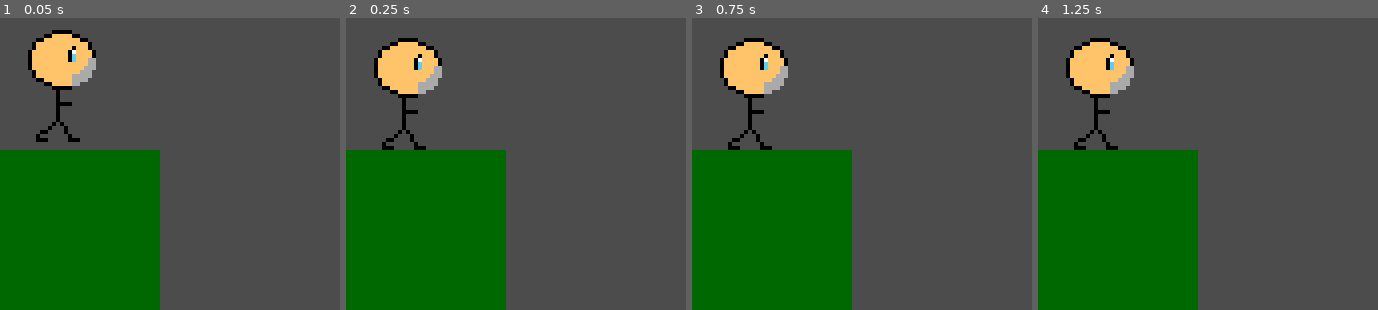
Above: before the commit, frames 1-4 (left to right).
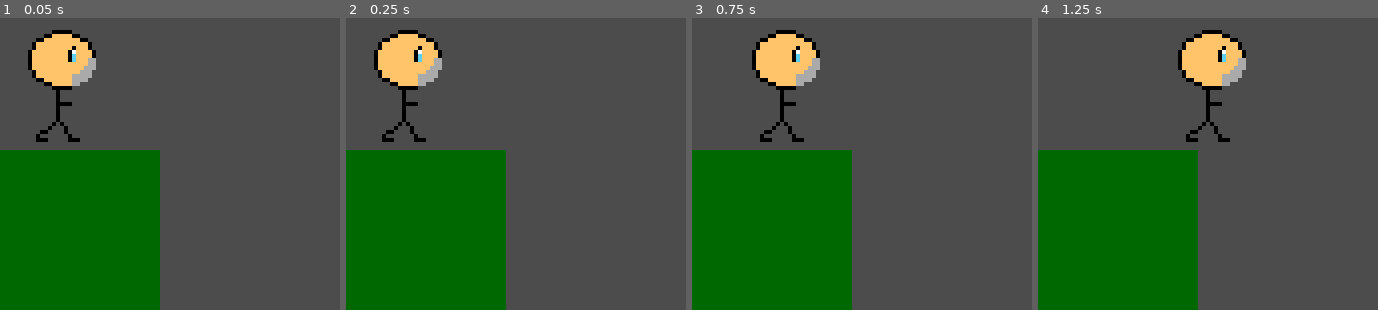
Above: after the commit, the same moments.

Repository: progsource/ssj2020_1
Game: Godot game, scene res://scenes/Game.tscn
Two runs of this game, one before a commit and one after it. Both use one fixed random seed, a clock stepped at 60 frames per second and the inputs below.
Inputs:
- Up to frame 1 (0.05 s): no input
- Up to frame 2 (0.25 s): no input
- Up to frame 3 (0.75 s): tap Enter at 0.5 s; hold Right (ui_right) from 0.53 s (still down)
- Up to frame 4 (1.25 s): keep holding Right (ui_right)

Frame 1 is identical in both runs. In frame 2, 2.4% of the frame differs, in the area x 8-29%, y 4-46%; in frame 3, 5.3%; in frame 4, 7.3%, in the area x 8-62%, y 4-46%.

Commit message:
Player can move left and right

Diff:
--- a/code/packed/Player.tscn
+++ b/code/packed/Player.tscn
@@ -6,7 +6,7 @@
 [sub_resource type="RectangleShape2D" id=1]
 extents = Vector2( 10, 14 )
 
-[node name="Player" type="RigidBody2D"]
+[node name="Player" type="KinematicBody2D"]
 script = ExtResource( 2 )
 
 [node name="Sprite" type="Sprite" parent="."]
--- a/code/scripts/Player.gd
+++ b/code/scripts/Player.gd
@@ -1,10 +1,31 @@
-extends RigidBody2D
+extends KinematicBody2D
 
+
+export(float, 10, 300, 0.01) var speed : float = 40.0
+
+
+var is_paused : bool = false
+var direction : float = 0.0
 
 
 func _ready():
-	pass # Replace with function body.
+	pass
 
 
-#func _process(delta):
-#	pass
+func _input(_event):
+	if is_paused:
+		return
+
+	direction = Input.get_action_strength("ui_right") - Input.get_action_strength("ui_left")
+
+
+func _physics_process(delta):
+	if is_paused:
+		return
+
+	var force_x : float = direction * speed * delta
+	var force = Vector2(force_x, 0)
+	var collision = move_and_collide(force)
+
+	if collision:
+		print("collided")
